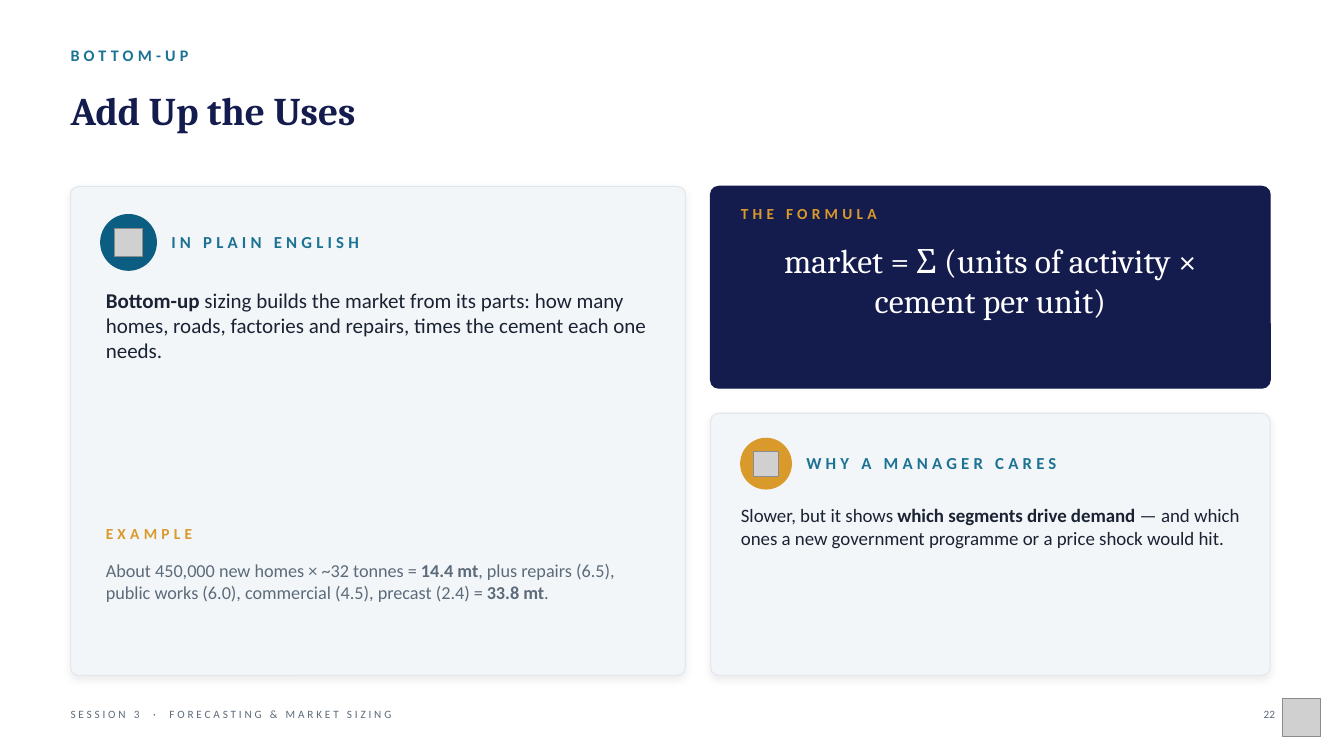
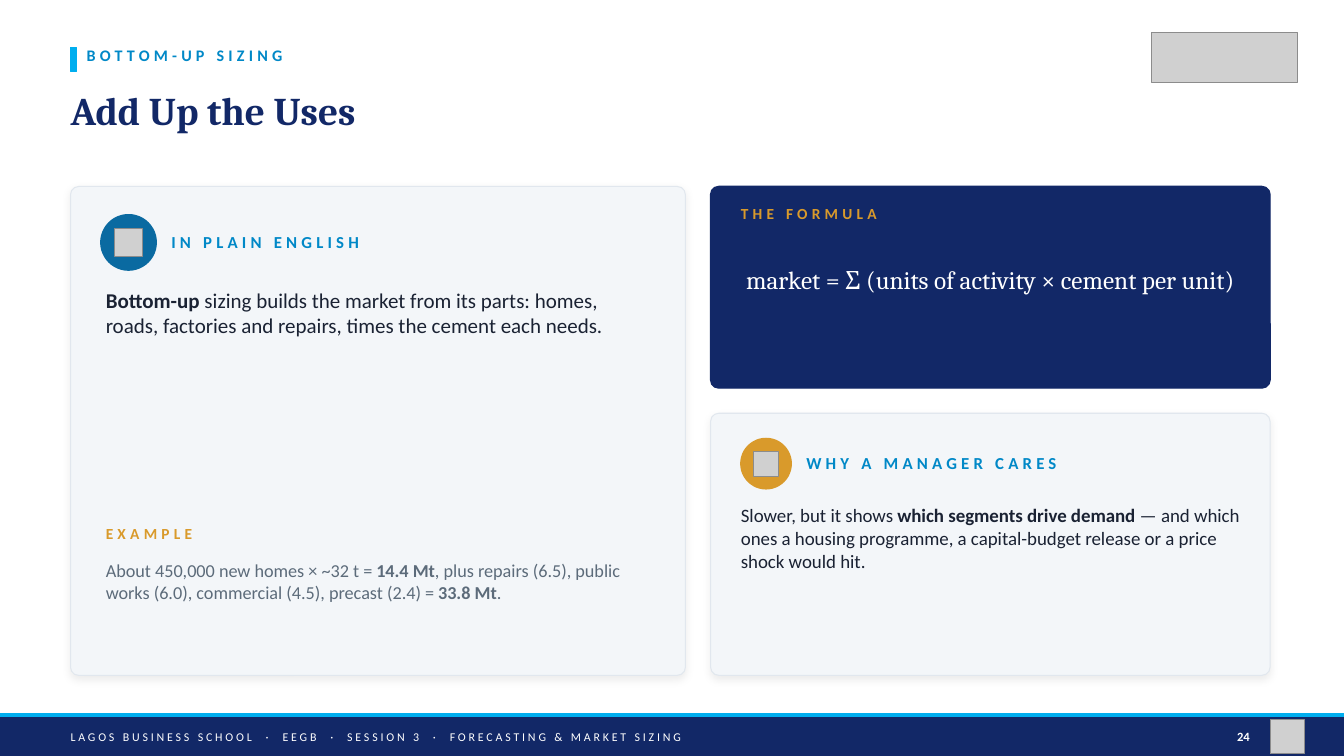
Before and after one commit to adibongo/eegb, a slide deck: slide 24 of sessions/s03/slides/EEGB_S03_Demand_Forecasting_Market_Sizing.pptx (slide 22 before the commit). Drawn at 1344x756 pixels with LibreOffice and Linux fonts; fonts in the diff are those of the drawing; grey boxes stand for pictures. Boxes give left, top, right and bottom in pixels: in the first picture for what was removed or moved away, otherwise in the second. Text is boxed around its words. In the diff, an @@ line names an element or a change of style, - is before the commit and + after.

```diff
--- a/sessions/s03/slides/EEGB_S03_Demand_Forecasting_Market_Sizing.pptx
+++ b/sessions/s03/slides/EEGB_S03_Demand_Forecasting_Market_Sizing.pptx
@@ rectangle added at (71,47,77,72), fill #00AEEF, outline #00AEEF 1 pt @@
@@ text at (87,50,283,61): text changed; text colour #1C7293 to #0088C7 @@
-BOTTOM-UP
+BOTTOM-UP SIZING
@@ picture added at (1151,32,1298,82) @@
@@ text "Add Up the Uses" at (71,97,356,134): text colour #141B4D to #122867 @@
@@ rounded rectangle at (711,187,1270,388): fill #141B4D to #122867; outline #141B4D 1 pt to #122867 1 pt @@
@@ ellipse at (101,215,156,270): fill #0B5E82 to #0A6AA1; outline #0B5E82 1 pt to #0A6AA1 1 pt @@
@@ text "IN PLAIN ENGLISH" at (171,237,359,248): text colour #1C7293 to #0088C7 @@
@@ text "market = Σ (units of ..." at (746,271,1235,295): size 24 to 18 pt @@
@@ text at (106,293,602,337): text changed @@
-Bottom-up sizing builds the market from its parts: how many homes, roads, factories and repairs, times the cement each one needs.
+Bottom-up sizing builds the market from its parts: homes, roads, factories and repairs, times the cement each needs.
@@ text "WHY A MANAGER CARES" at (806,458,1056,469): text colour #1C7293 to #0088C7 @@
@@ text at (741,508,1240,568): text changed @@
-Slower, but it shows which segments drive demand — and which ones a new government programme or a price shock would hit.
+Slower, but it shows which segments drive demand — and which ones a housing programme, a capital-budget release or a price shock would hit.
@@ text at (106,564,620,602): text changed @@
-About 450,000 new homes × ~32 tonnes = 14.4 mt, plus repairs (6.5), public works (6.0), commercial (4.5), precast (2.4) = 33.8 mt.
+About 450,000 new homes × ~32 t = 14.4 Mt, plus repairs (6.5), public works (6.0), commercial (4.5), precast (2.4) = 33.8 Mt.
@@ rectangle added at (0,714,1344,718), fill #00AEEF, outline #00AEEF 1 pt @@
@@ rectangle added at (0,718,1344,756), fill #122867, outline #122867 1 pt @@
@@ text "LAGOS BUSINESS SCHOOL · EEGB ..." at (71,733,681,741): vertical alignment top to middle @@
@@ text removed at (1264,711,1275,718) @@
-22
@@ text at (71,733,681,741): text changed; size 8 to 8.5 pt; text colour #5C6B7A to #FFFFFF @@
-SESSION 3 · FORECASTING & MARKET SIZING
+LAGOS BUSINESS SCHOOL · EEGB · SESSION 3 · FORECASTING & MARKET SIZING
@@ text added at (1237,732,1250,741), 9 pt, text #FFFFFF, bold @@
+24
@@ picture: place and size @@
-picture at (1282,699,1321,737)
+picture at (1270,720,1305,754)
```
Also in this commit, not shown: 24 other slides changed, 10 slides added, 3 slides removed, 22 other files.
